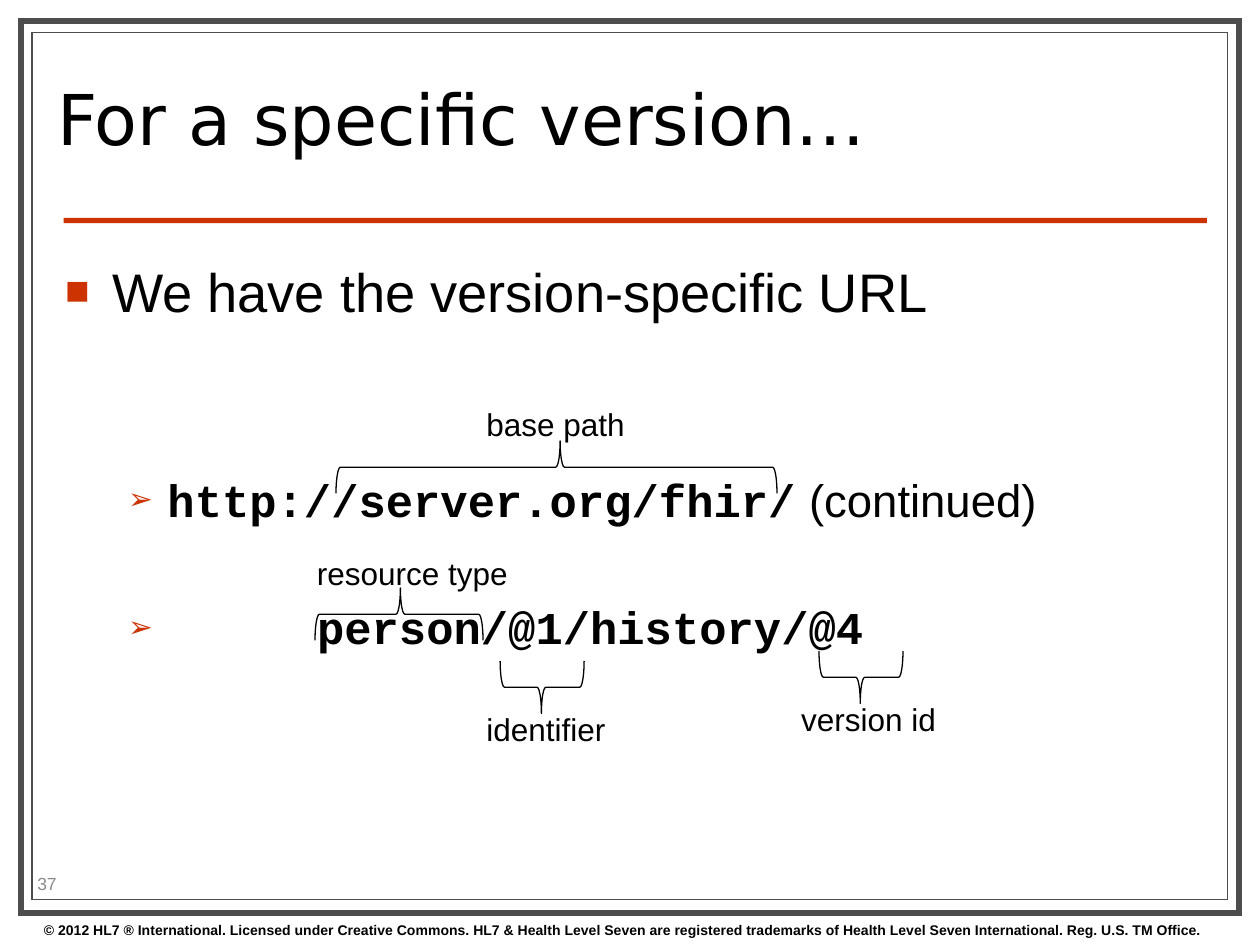
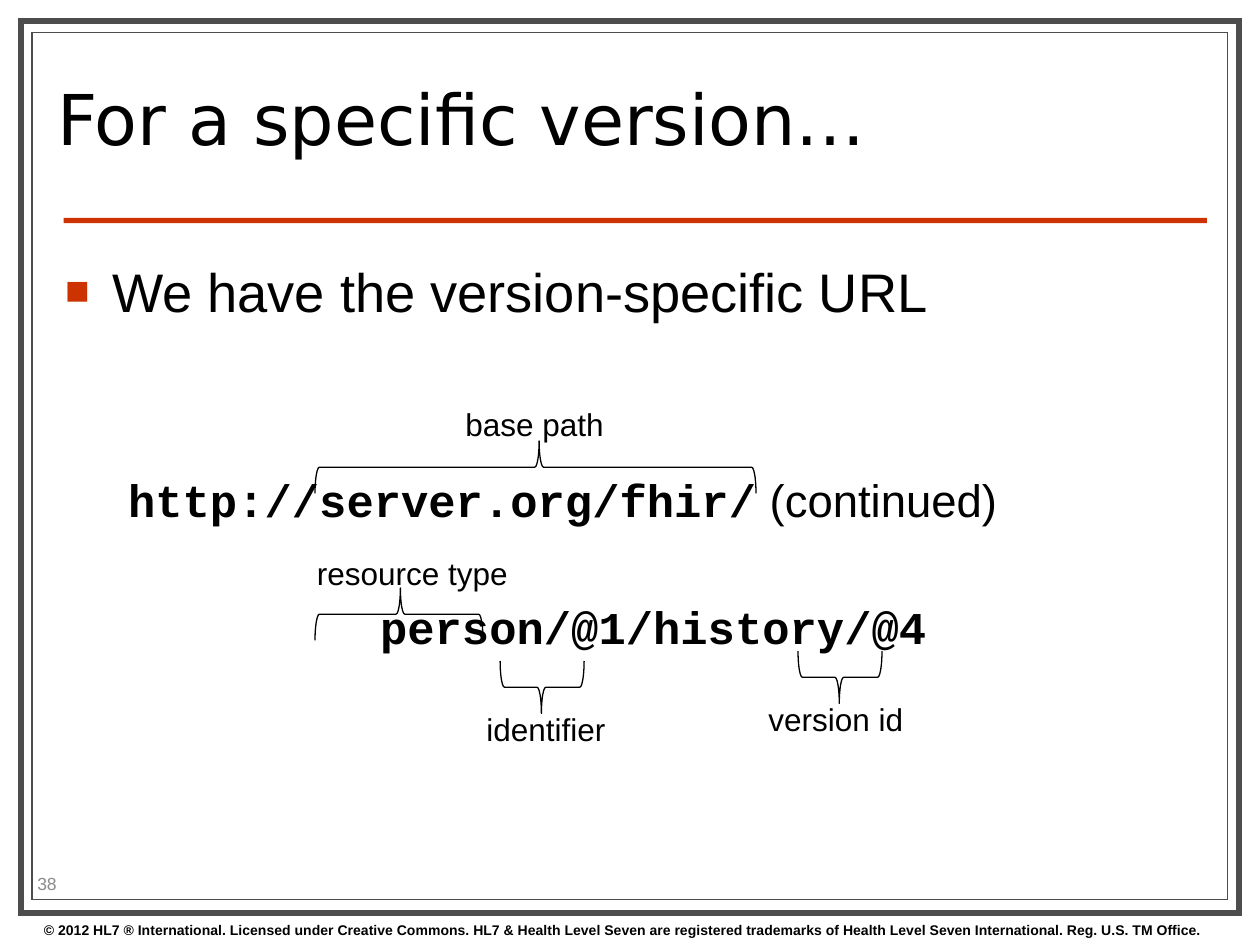
Before and after one commit to vista-novo/fhir, a slide deck: slide 38 of presentations/2013-01 Tutorials/201301 - Phoenix - FhirForDevelopersWGMTutorial.pptx (slide 37 before the commit). Drawn at 1260x945 pixels with LibreOffice and Linux fonts; fonts in the diff are those of the drawing; background and template pictures are left out. Boxes give left, top, right and bottom in pixels: in the first picture for what was removed or moved away, otherwise in the second. Text is boxed around its words. In the diff, an @@ line names an element or a change of style, - is before the commit and + after.

```diff
--- a/presentations/2013-01 Tutorials/201301 - Phoenix - FhirForDevelopersWGMTutorial.pptx
+++ b/presentations/2013-01 Tutorials/201301 - Phoenix - FhirForDevelopersWGMTutorial.pptx
@@ text at [128, 484, 997, 657]: bullet ➢ to none @@
@@ 2 left braces, 1 text: place and size @@
-2 left braces, 1 text at [336, 413, 904, 704]
+2 left braces, 1 text at [315, 413, 883, 704]
@@ text "version id": place and size @@
-text "version id" at [801, 708, 936, 732]
+text "version id" at [768, 708, 904, 732]
@@ page number at [37, 878, 56, 890]: text changed @@
-37
+38
```
Also in this commit, not shown: 4 other slides changed, 12 slides added, 3 slides removed.
